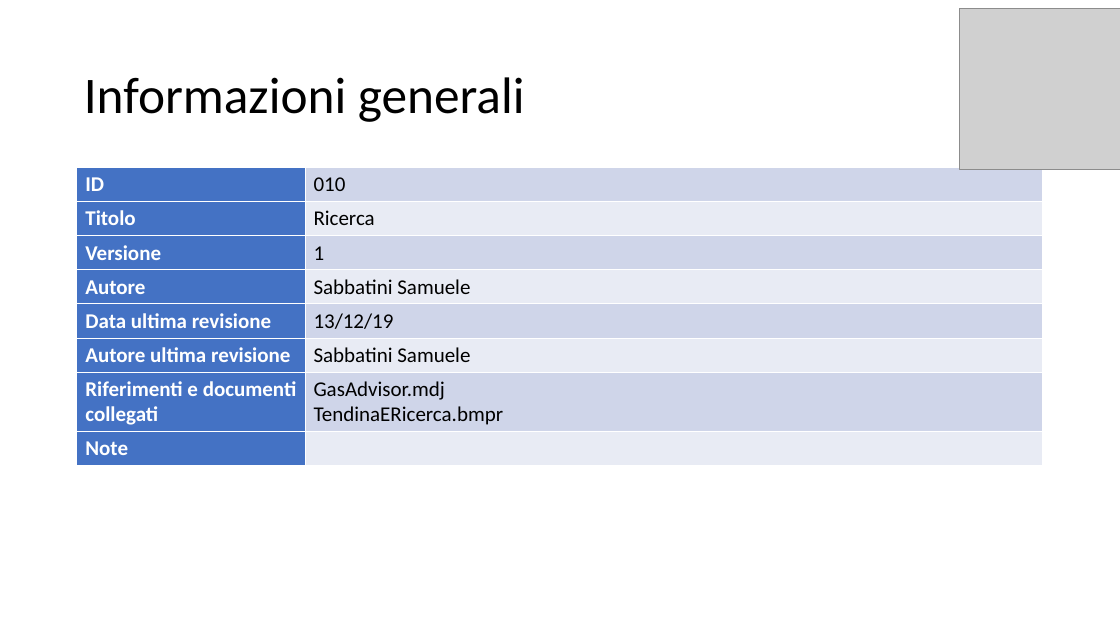
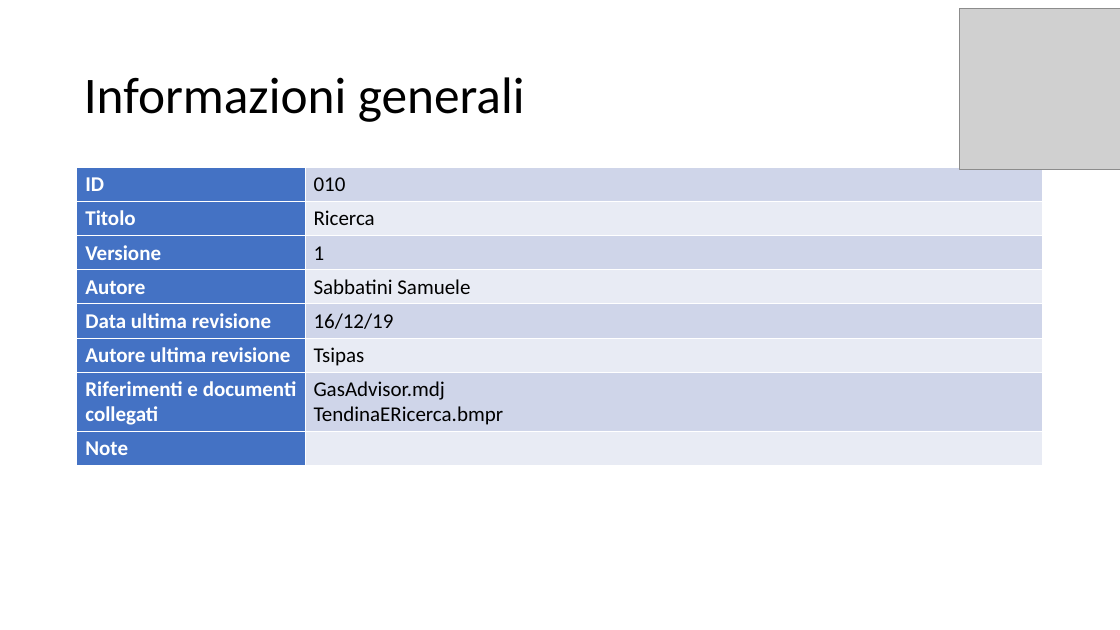
Before and after one commit to itsar19-20/gas, a slide deck: slide 2 of docs/analisi/Template use case/Template Use Case - Ricerca.pptx. Drawn at 1120x630 pixels with LibreOffice and Linux fonts; fonts in the diff are those of the drawing; grey boxes stand for pictures. Boxes give left, top, right and bottom in pixels: in the first picture for what was removed or moved away, otherwise in the second. Text is boxed around its words. In the diff, an @@ line names an element or a change of style, - is before the commit and + after.

```diff
--- a/docs/analisi/Template use case/Template Use Case - Ricerca.pptx
+++ b/docs/analisi/Template use case/Template Use Case - Ricerca.pptx
@@ table at (77,168,1044,465) @@
-row 5, column 2: 13/12/19
+row 5, column 2: 16/12/19
-row 6, column 2: Sabbatini Samuele
+row 6, column 2: Tsipas
```
Also in this commit, not shown: 2 other slides changed, 1 other file.
